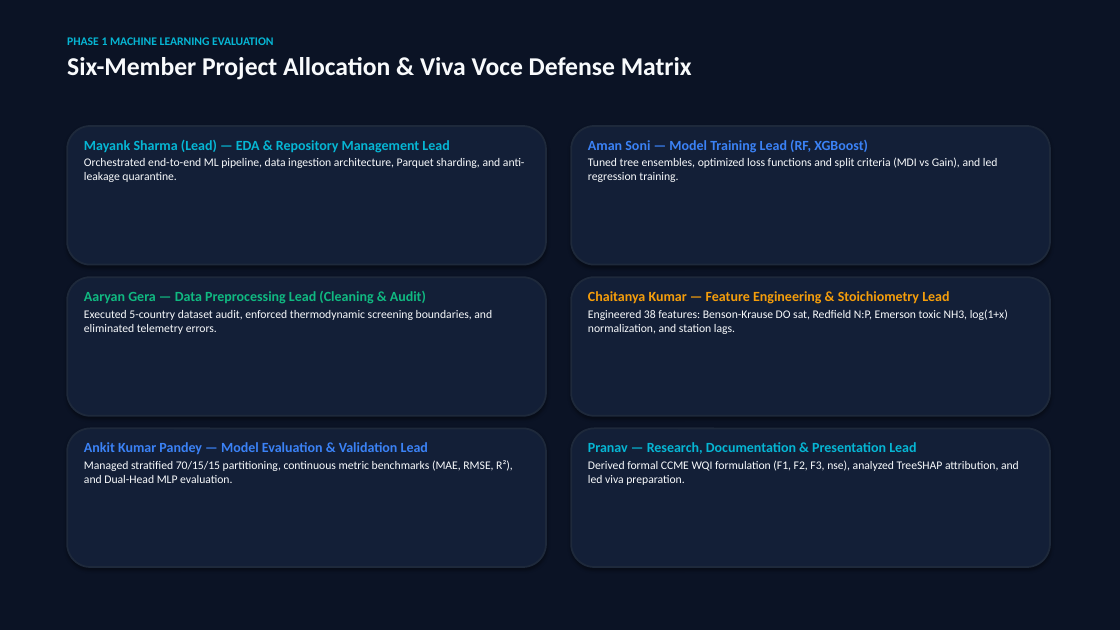
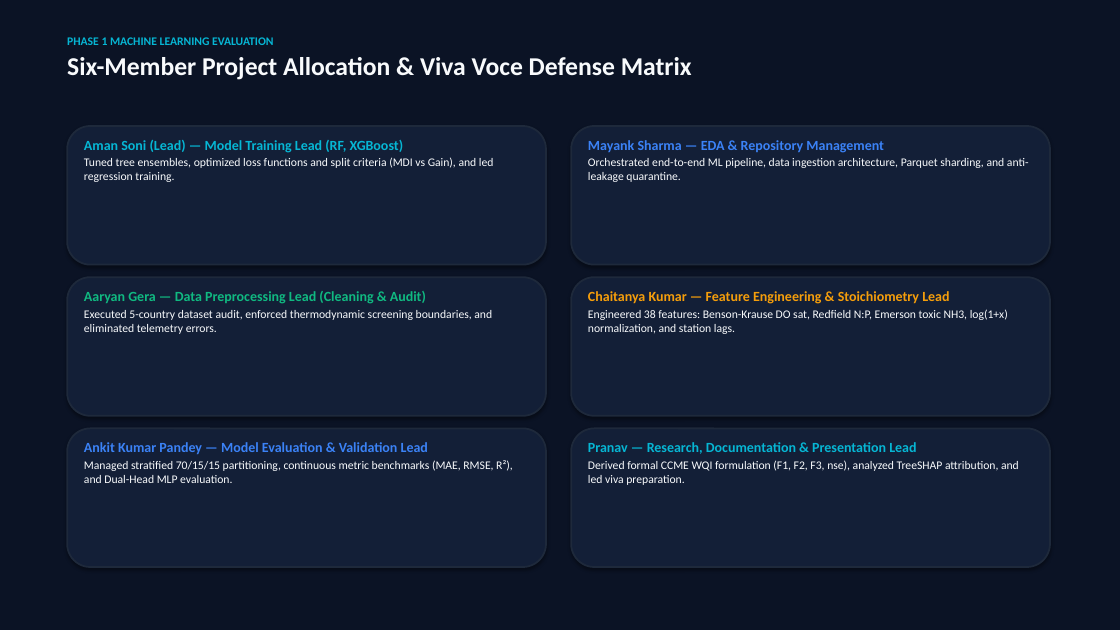
Before and after one commit to Amansoni045/Semester_5_AML_DL, a slide deck: slide 14 of reports/Project_Presentation.pptx. Drawn at 1120x630 pixels with LibreOffice and Linux fonts; fonts in the diff are those of the drawing. Boxes give left, top, right and bottom in pixels: in the first picture for what was removed or moved away, otherwise in the second. Text is boxed around its words. In the diff, an @@ line names an element or a change of style, - is before the commit and + after.

Commit message:
docs: set Aman Soni as Project Lead and remove email addresses from report

```diff
--- a/reports/Project_Presentation.pptx
+++ b/reports/Project_Presentation.pptx
@@ text at [84,140,494,182]: text changed @@
-Mayank Sharma (Lead) — EDA & Repository Management Lead
-Orchestrated end-to-end ML pipeline, data ingestion architecture, Parquet sharding, and anti-leakage quarantine.
+Aman Soni (Lead) — Model Training Lead (RF, XGBoost)
+Tuned tree ensembles, optimized loss functions and split criteria (MDI vs Gain), and led regression training.
@@ text at [588,140,1029,182]: text changed @@
-Aman Soni — Model Training Lead (RF, XGBoost)
-Tuned tree ensembles, optimized loss functions and split criteria (MDI vs Gain), and led regression training.
+Mayank Sharma — EDA & Repository Management
+Orchestrated end-to-end ML pipeline, data ingestion architecture, Parquet sharding, and anti-leakage quarantine.
```
Also in this commit, not shown: 1 other slide changed, 9 other files.
